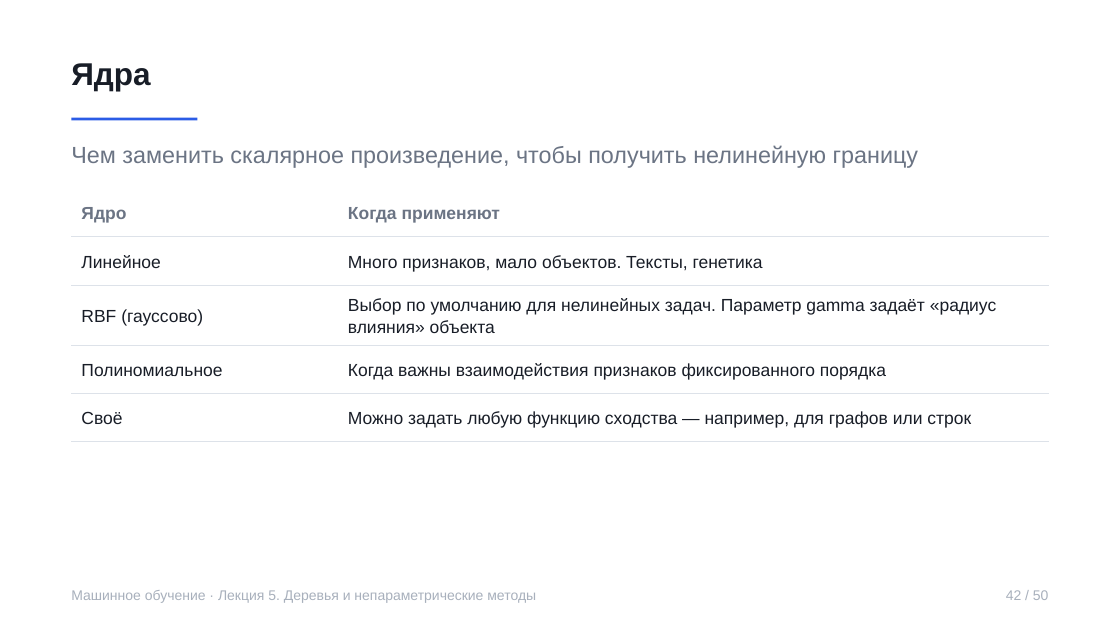
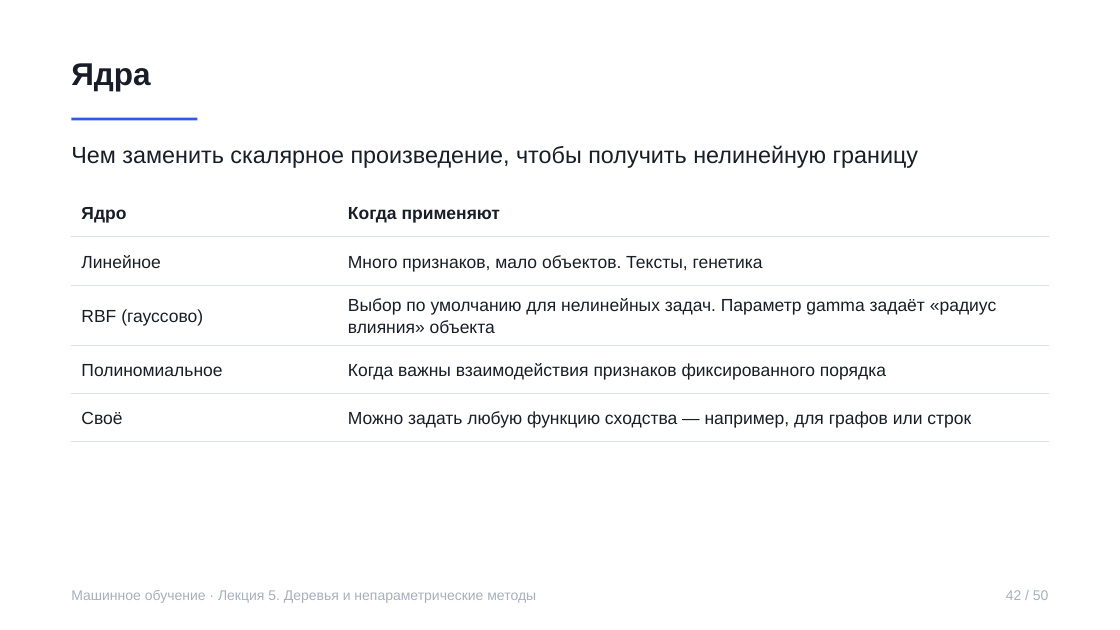
Before and after one commit to rustam-azimov/ml-course-spbu, a slide deck: slide 42 of lectures/lecture05.pptx. Drawn at 1120x630 pixels with LibreOffice and Linux fonts; fonts in the diff are those of the drawing. Boxes give left, top, right and bottom in pixels: in the first picture for what was removed or moved away, otherwise in the second. Text is boxed around its words. In the diff, an @@ line names an element or a change of style, - is before the commit and + after.

```diff
--- a/lectures/lecture05.pptx
+++ b/lectures/lecture05.pptx
@@ text "Чем заменить скалярное произведение, чтобы ..." at box(71, 145, 919, 168): text colour #6B7484 to #181D27 @@
@@ table at box(71, 188, 1049, 432) @@
@@ text colour #6B7484 to #181D27 in "Ядро", "Когда применяют" @@
```
Also in this commit, not shown: 44 other slides changed, 5 other files.
